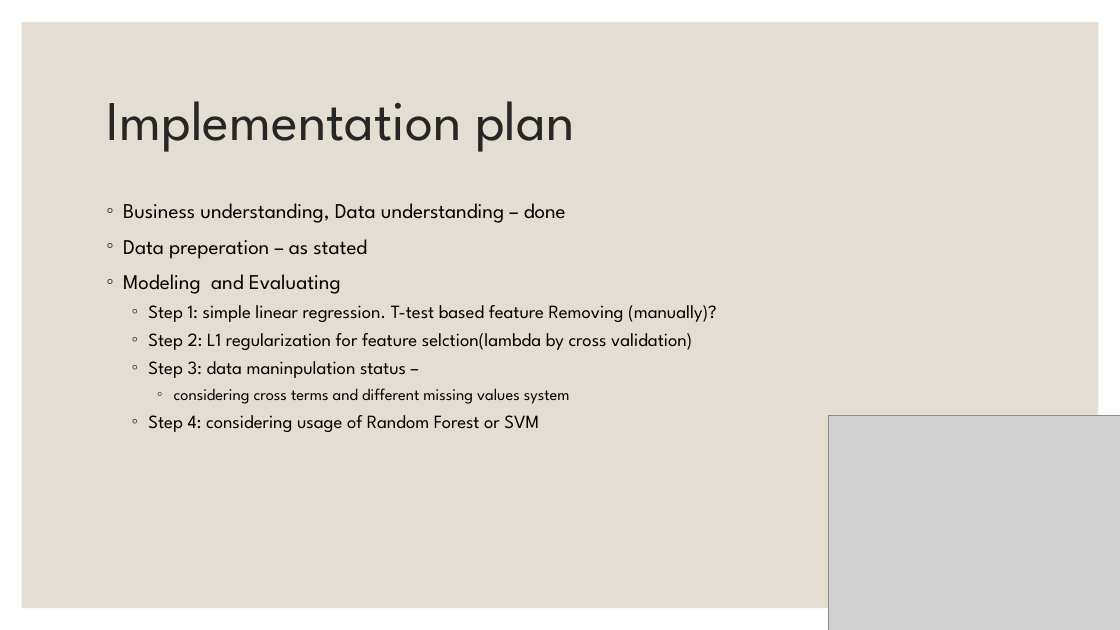
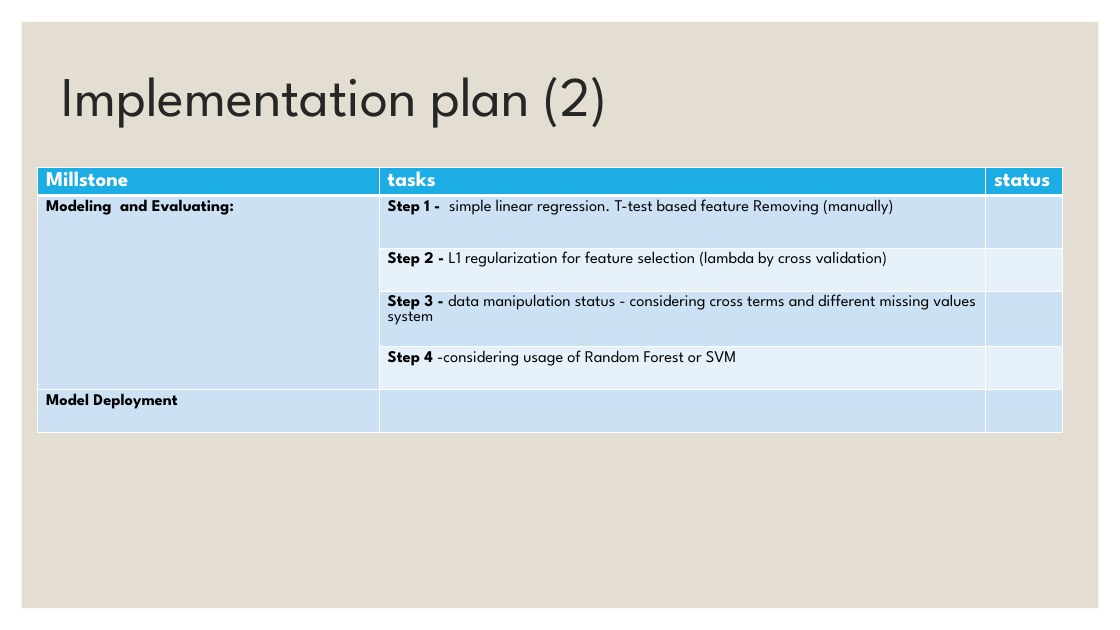
Before and after one commit to EylonSaadon/DataScienceWorkShop, a slide deck: slide 10 of Sallary gap predictionfrom Project Demo.pptx. Drawn at 1120x630 pixels with LibreOffice and Linux fonts; fonts in the diff are those of the drawing; grey boxes stand for pictures. Boxes give left, top, right and bottom in pixels: in the first picture for what was removed or moved away, otherwise in the second. Text is boxed around its words. In the diff, an @@ line names an element or a change of style, - is before the commit and + after.

```diff
--- a/Sallary gap predictionfrom Project Demo.pptx
+++ b/Sallary gap predictionfrom Project Demo.pptx
@@ title at [61,77,607,128]: text changed @@
-Implementation plan
+Implementation plan (2)
@@ table added at [38,168,1064,460], 6 rows, 3 columns @@
+Millstone | tasks | status
+Modeling and Evaluating: | Step 1 - simple linear regression. T-test based feature Removing (manually) | 
+ | Step 2 - L1 regularization for feature selection (lambda by cross validation) | 
+ | Step 3 - data manipulation status - considering cross terms and different missing values system | 
+ | Step 4 -considering usage of Random Forest or SVM | 
+Model Deployment |  | 
@@ text removed at [123,203,717,432] @@
-◦ Business understanding, Data understanding – done
-◦ Data preperation – as stated
-◦ Modeling and Evaluating
-  ◦ Step 1: simple linear regression. T-test based feature Removing (manually)?
-  ◦ Step 2: L1 regularization for feature selction(lambda by cross validation)
-  ◦ Step 3: data maninpulation status –
-    ◦ considering cross terms and different missing values system
-  ◦ Step 4: considering usage of Random Forest or SVM
@@ picture removed at [829,415,1120,630] @@
```
Also in this commit, not shown: 5 other slides changed, 1 slide added, 1 slide removed.
